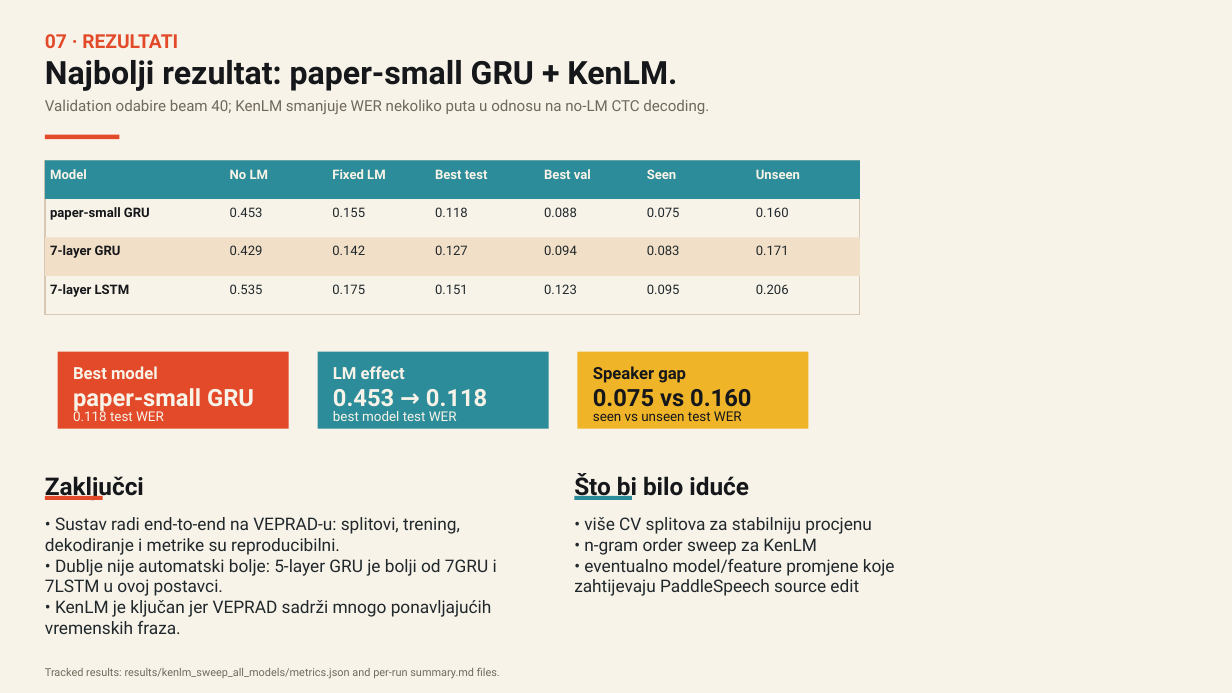
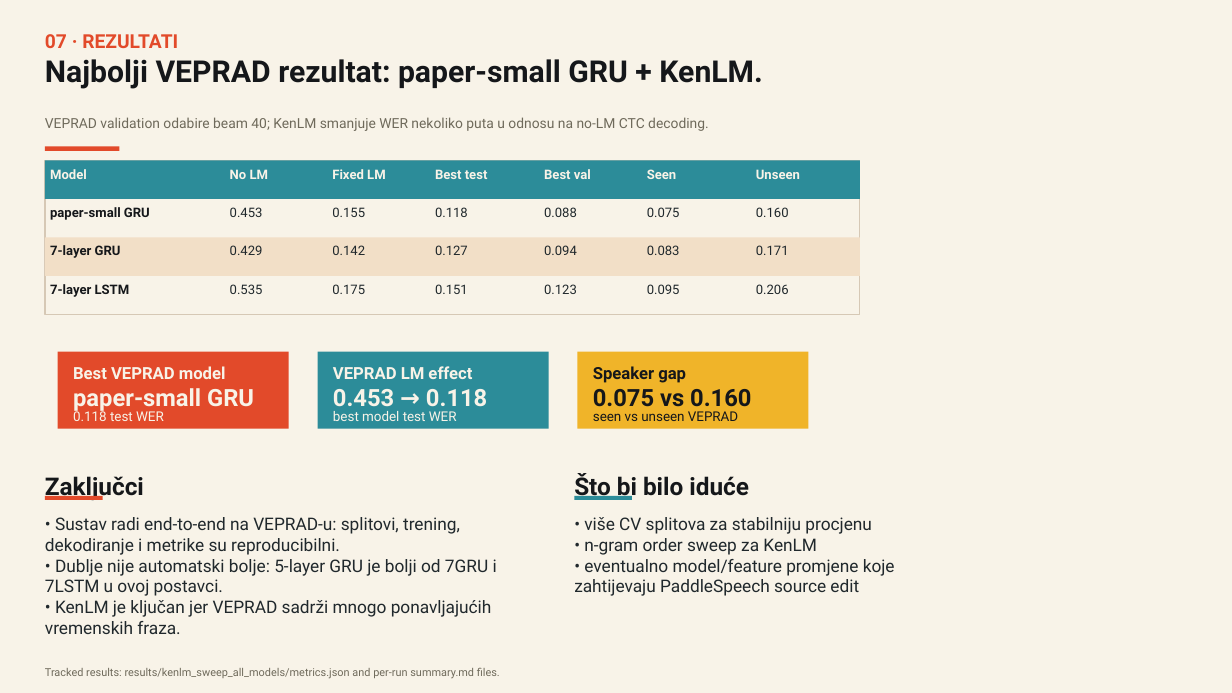
Before and after one commit to lukaIvanic/paddle_deepspeech2_clean, a slide deck: slide 7 of presentation/ROGJ_Deepspeech2_topic_presentation.pptx. Drawn at 1232x693 pixels with LibreOffice and Linux fonts; fonts in the diff are those of the drawing. Boxes give left, top, right and bottom in pixels: in the first picture for what was removed or moved away, otherwise in the second. Text is boxed around its words. In the diff, an @@ line names an element or a change of style, - is before the commit and + after.

Commit message:
Center VEPRAD in presentation narrative

```diff
--- a/presentation/ROGJ_Deepspeech2_topic_presentation.pptx
+++ b/presentation/ROGJ_Deepspeech2_topic_presentation.pptx
@@ text at (45, 59, 762, 89): text changed; size 25 to 23.5 pt @@
-Najbolji rezultat: paper-small GRU + KenLM.
+Najbolji VEPRAD rezultat: paper-small GRU + KenLM.
@@ text at (45, 117, 709, 131): text changed; size 11.8 to 10.8 pt @@
-Validation odabire beam 40; KenLM smanjuje WER nekoliko puta u odnosu na no-LM CTC decoding.
+VEPRAD validation odabire beam 40; KenLM smanjuje WER nekoliko puta u odnosu na no-LM CTC decoding.
@@ rectangle: place and size @@
-rectangle at (45, 135, 120, 140)
+rectangle at (45, 146, 120, 151)
@@ text at (73, 366, 226, 379): text changed @@
-Best model
+Best VEPRAD model
@@ text at (333, 366, 472, 379): text changed @@
-LM effect
+VEPRAD LM effect
@@ text at (593, 411, 738, 421): text changed @@
-seen vs unseen test WER
+seen vs unseen VEPRAD
```
Also in this commit, not shown: 6 other slides changed, 1 other file.
